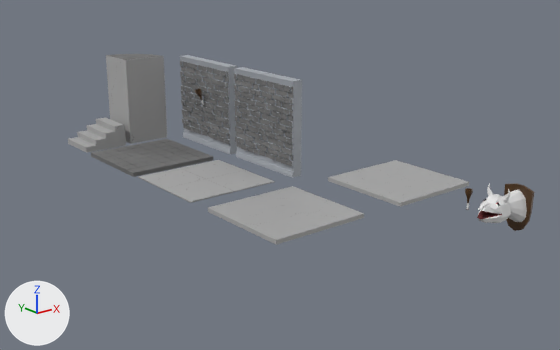
The FBX model Assets/blender/Enviroment.fbx, before and after one commit.
Both versions are drawn from a 50 mm lens placed at (-22.9, -63.8, 24.1), pointed at (22.3, -7.4, 1.5). The lights are fixed; the arrows at lower left show +X, +Y and +Z. Where no turn or scale is listed for an object, it has been applied to the vertices. Vertices at the same position are counted once.

The scene before the commit, as lines of its bpy script (objects in view):
```python
ob_ceiling1 = bpy.data.objects.new('Ceiling1', me_cube_012)
ob_ceiling1.location = (33.3, -12.71, 0.0)
ob_ceiling1.scale = (5.0, 5.0, 0.2)
ob_dragonhead = bpy.data.objects.new('DragonHead', me_plane_001)
ob_dragonhead.location = (36.17, -24.55, 0.0)
ob_floor2 = bpy.data.objects.new('Floor2', me_cube_008)
ob_floor2.location = (18.41, 10.93, 0.0)
ob_torch = bpy.data.objects.new('Torch', me_cylinder_002)
ob_torch.location = (34.4, -20.69, 0.0)
# also in view: 'Ceiling2' at (18.6, -12.7, 0.0); 'WallWithTorch' at (25.8, 11.1, 5.0); 'Floor1' at (18.5, 0.0, 0.0); 'Pillar Quarter' at (21.7, 19.8, 5.0); 'Wall 1' at (26.3, -0.1, 5.0)
```
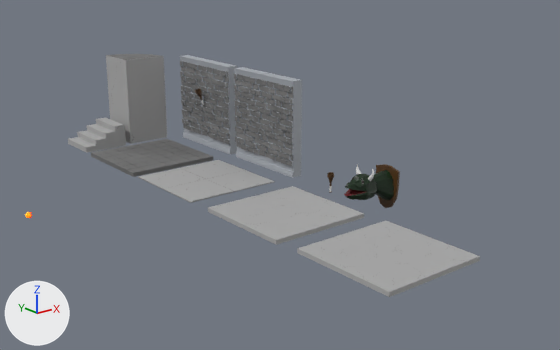
Where the change shows, as pixel boxes [x1, y1, x2, y2] in the pictures (560 x 350 px):
```json
{"object": "Ceiling1", "change": "moved", "before": [328, 160, 469, 207], "after": [297, 221, 480, 297]}
{"object": "DragonHead", "change": "reshaped, moved", "before": [477, 183, 534, 231], "after": [344, 164, 400, 208], "on screen": "8% shorter"}
{"object": "Torch", "change": "moved", "before": [465, 188, 473, 210], "after": [327, 172, 334, 193]}
{"part": 1, "of": "me_plane_001", "change": "cut back", "before": [480, 196, 504, 214], "after": [349, 176, 369, 192]}
{"part": 2, "of": "me_plane_001", "change": "surface changed", "before": [477, 183, 534, 231], "after": [344, 164, 400, 208]}
{"part": 3, "of": "me_plane_001", "change": "recoloured", "before": [478, 190, 527, 223], "after": [345, 170, 394, 200]}
```

The change, as JSON lines over the scene's bpy script:
```json
{"op": "add", "block": "mat_material_009", "code": ["mat_material_009 = principled_material('Material.009')", "mat_material_009.base_color = (0.043, 0.0321, 0.0315)  # black #3a3232", "mat_material_009.metallic = 0.564", "mat_material_009.roughness = 0.709"]}
{"block": "me_plane_001", "where": "# used by ob_dragonhead; location = (36.17, -24.55, 0.0)"}
{"op": "remove", "block": "me_plane_001", "code": "me_plane_001.from_pydata(...)  # 287 vertices, 602 faces; spans x -5.04..0.71, y -1.5..1.5, z -2.53..2.48"}
{"op": "add", "block": "me_plane_001", "code": "me_plane_001.from_pydata(...)  # 292 vertices, 574 faces; spans x -5.04..0.71, y -1.5..1.5, z -2.53..2.48"}
{"block": "me_plane_001", "change": "me_plane_001 part 1"}
{"block": "me_plane_001", "change": "45 vertices are removed from x -4.56..0.45, y -0.89..0.89, z -0.95..1.47"}
{"block": "me_plane_001", "change": "176 faces are deleted"}
{"block": "me_plane_001", "change": "2 vertices move from x -3.45, y -0.61..0.61, z 1.3 to x -3.41, y -0.71..0.71, z 1.16"}
{"block": "me_plane_001", "change": "26 vertices are added at x -4.26..-3.05, y -0.85..0.85, z 0.71..1.38"}
{"block": "me_plane_001", "change": "32 new faces join them, mat_material (white #e7e7e7)"}
{"block": "me_plane_001", "change": "72 new faces join them, mat_material_015 (picture img_scales_png)"}
{"block": "me_plane_001", "change": "4 new faces join them, mat_material_013 (dark red #662225)"}
{"block": "me_plane_001", "change": "me_plane_001 part 2: 426 kept faces spanning x -5.04..0.71, y -1.5..1.5, z -2.53..2.48 get new texture (UV) coordinates"}
{"block": "me_plane_001", "change": "me_plane_001 part 3: 262 faces spanning x -5.04..0.45, y -1.1..1.1, z -1.66..1.65 switch from mat_material_012 (white #e7e7e7) to mat_material_015 (picture img_scales_png)"}
{"op": "remove", "block": "me_plane_001", "code": "me_plane_001.materials.append(mat_material_014)  # red #e70007"}
{"op": "add", "block": "me_plane_001", "code": "me_plane_001.materials.append(mat_material_009)  # black #3a3232"}
{"op": "set", "path": "ob_dragonhead.location", "old": "(36.17, -24.55, 0.0)", "new": "(31.24, -12.64, 0.0)"}
{"op": "set", "path": "ob_ceiling1.location", "old": "(33.3, -12.71, 0.0)", "new": "(18.85, -25.13, 0.0)"}
{"op": "set", "path": "ob_torch.location", "old": "(34.4, -20.69, 0.0)", "new": "(27.68, -8.78, 0.0)"}
```
